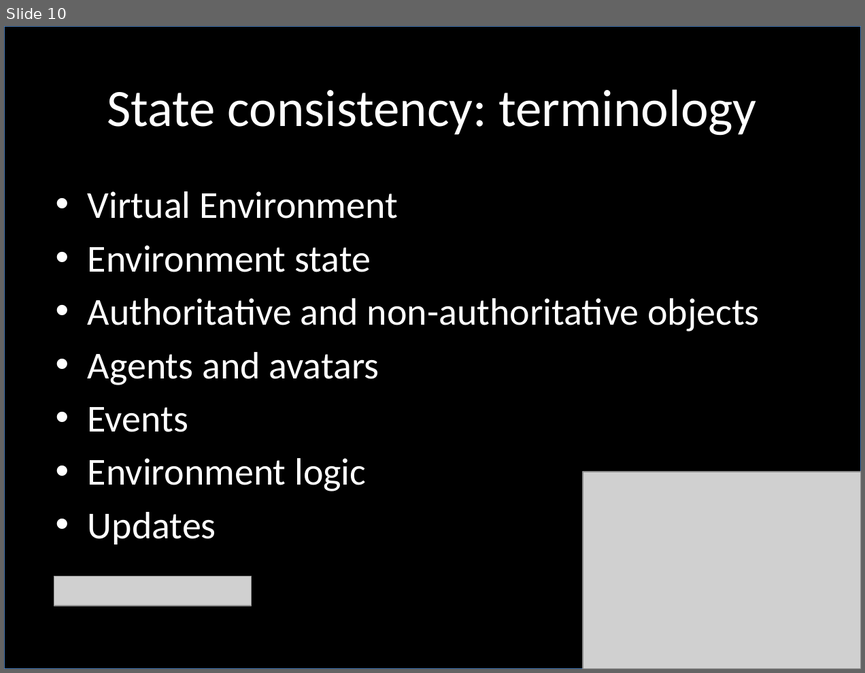
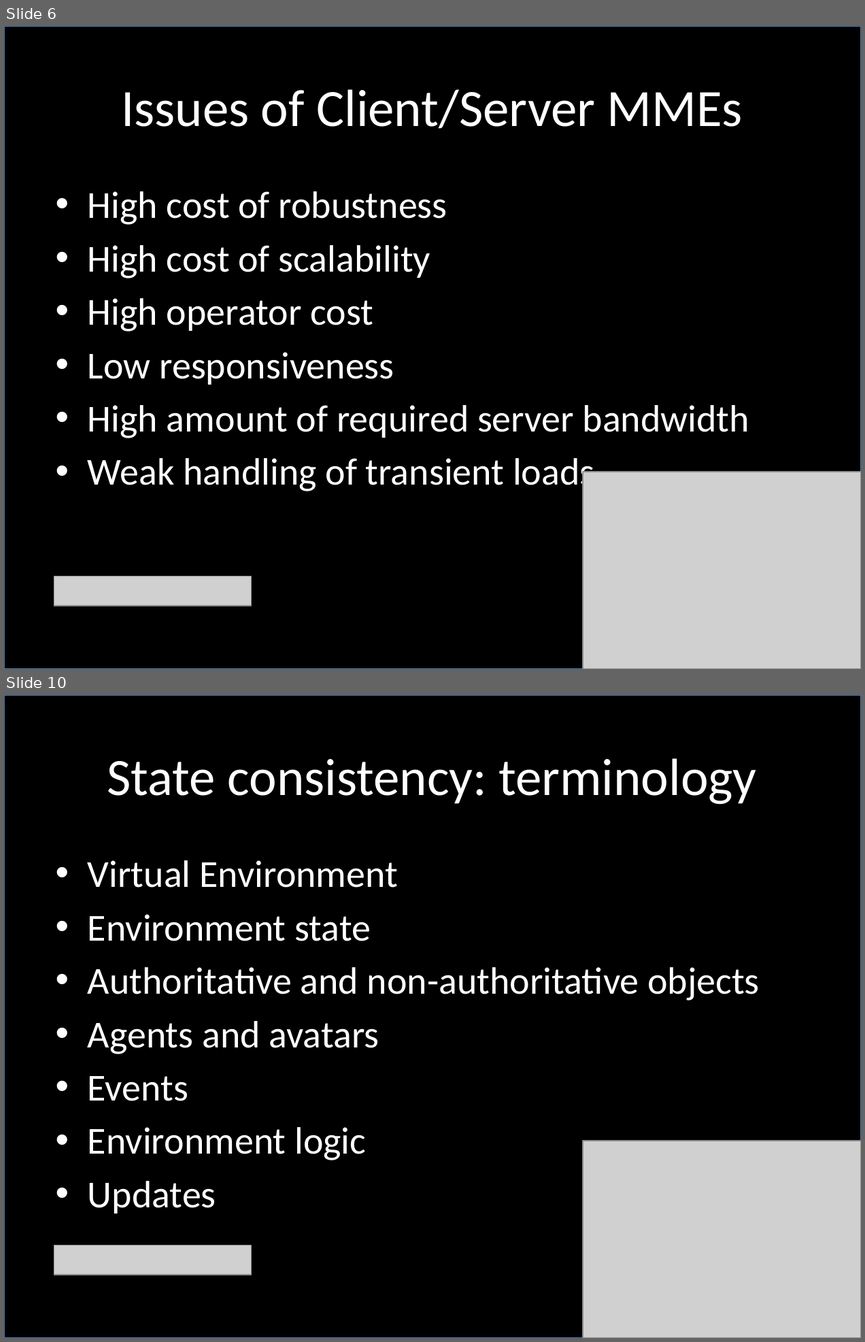
Before and after one commit to jsgilmore/pithos, a slide deck: thesis/phd_talk/PhD_talk.pptx. Shown one above the other, each under a label of ours: slide 10 before the commit, slides 6 and 10 after it; the slides between them are not shown. The pictures are 865x673 and 865x1342 pixels, drawn with LibreOffice and Linux fonts; fonts in the diff are those of the drawing; grey boxes stand for pictures. Boxes give left, top, right and bottom in pixels: in the first picture for what was removed or moved away, otherwise in the second. Text is boxed around its words. In the diff, an @@ line names an element or a change of style, - is before the commit and + after.

```diff
--- a/thesis/phd_talk/PhD_talk.pptx
+++ b/thesis/phd_talk/PhD_talk.pptx
@@ slide 6 added at [4, 26, 861, 669], background #FFFFFF @@
@@ rectangle added at [4, 26, 861, 669], fill #000000, outline #4A7EBB 0.75 pt @@
@@ title added at [121, 89, 742, 129], 44 pt, text #FFFFFF @@
+Issues of Client/Server MMEs
@@ text added at [88, 191, 749, 494], 32 pt, text #FFFFFF @@
+• High cost of robustness
+• High cost of scalability
+• High operator cost
+• Low responsiveness
+• High amount of required server bandwidth
+• Weak handling of transient loads
@@ picture added at [582, 471, 861, 669] @@
@@ picture added at [54, 576, 251, 606] @@
```
Also in this commit, not shown: 12 slides changed, 1 other slide added, 2 slides removed, 1 other file.
